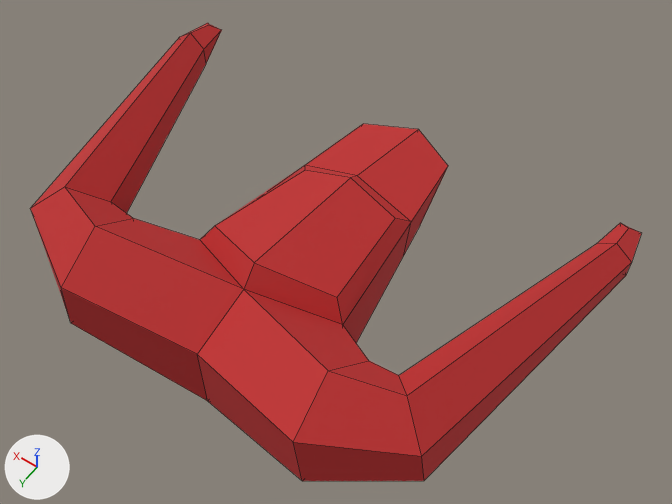
A saved change to the OBJ model models/InterD/enemy_ship.obj.
Both versions are drawn from a 50 mm camera at (-22.7, 30.5, 46.8) aimed at (-1.6, 0.9, 0.3). Lighting does not change. The marker at lower left points along +X, +Y and +Z. Mesh edges are drawn as thin lines. Where no turn or scale is listed for an object, it has been applied to the vertices.

In view in the first picture: 'enemy_ship'.
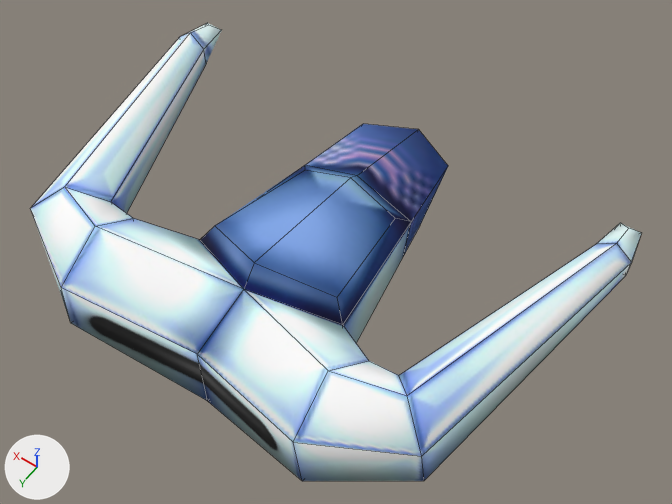
Boxes [x1, y1, x2, y2] around the edits, measured in the pictures (672 x 504 px; the box of a moved part takes in the faces that stretch with it):
'enemy_ship', surface changed, reshaped
    both: [30, 23, 641, 481]
part 1 of me_enemy_ship, moved or reshaped
    both: [204, 32, 221, 63]
part 2 of me_enemy_ship, surface changed
    both: [30, 23, 641, 481]

The change, as a diff of the scene's bpy script:
```diff
--- a/models/InterD/enemy_ship.obj.py
+++ b/models/InterD/enemy_ship.obj.py
@@ img_enemy_jpg @@
+img_enemy_jpg = load_image('enemy.jpg', 'enemy.jpg', 512, 512, 'sRGB')
@@ mat_wire_135006006 @@
 mat_wire_135006006 = principled_material('wire_135006006')
-mat_wire_135006006.base_color = (0.529, 0.0235, 0.0235)  # red #c02a2a
-mat_wire_135006006.roughness = 0.821
+mat_wire_135006006.texture = img_enemy_jpg
+mat_wire_135006006.roughness = 1.0
@@ me_enemy_ship @@
 # used by ob_enemy_ship; location = (0.0, 0.0, 0.0)
 # verts and faces of me_enemy_ship; kept vertices keep their numbers, new ones are numbered from 72
 # before: 12 (17.5, -6.5, 2.2), 13 (17.5, -6.5, 3.5) at pixel (179, 36), 14 (17.0, -9.0, 3.4) at pixel (207, 22), 15 (16.3, -8.3, 2.6), 16 (16.3, -6.5, 2.2)
 # before: 23 (15.2, -6.5, 2.2) at pixel (206, 63), 24 (15.7, -9.0, 3.4) at pixel (221, 29), 25 (15.2, -6.5, 3.5) at pixel (203, 49)
-me_enemy_ship.from_pydata(...)  # 72 vertices, 72 faces; spans x -17.5..17.5, y -11.3..14.2, z -4.4..5.8
+me_enemy_ship.from_pydata(...)  # 72 vertices, 75 faces; spans x -17.5..17.5, y -11.3..14.2, z -4.4..5.8
+# me_enemy_ship part 1
+delete_faces([(12, 13, 14, 15), (15, 24, 23, 16), (23, 24, 25)])
+faces += [(15, 24, 25, 23), (15, 23, 16), (12, 13, 14), (12, 14, 15)]
+# me_enemy_ship part 2: 67 kept faces spanning x -17.5..17.5, y -11.3..14.2, z -4.4..5.8 get new texture (UV) coordinates
+# me_enemy_ship part 3: the surface is now shaded smooth
 me_enemy_ship.materials.append(mat_wire_135006006)
```
